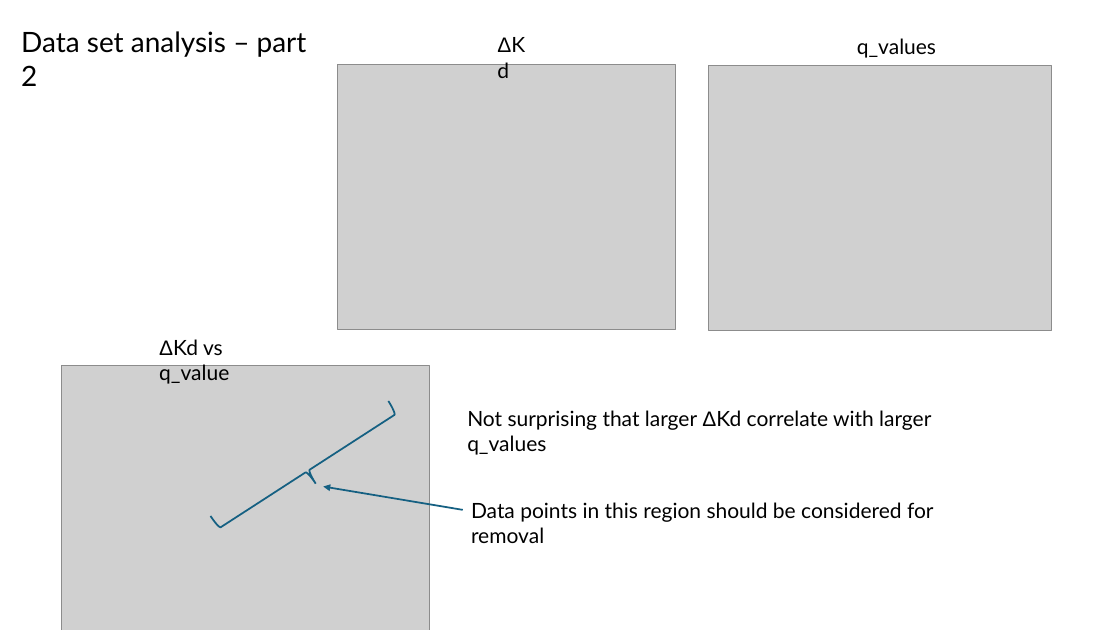
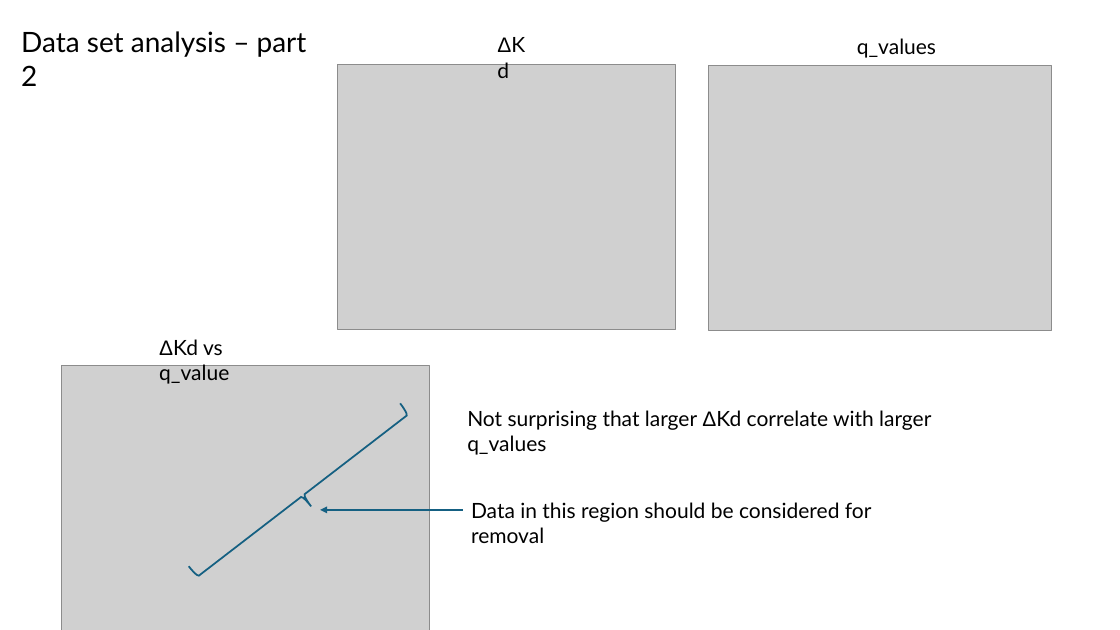
Before and after one commit to planaria158/BERT-antibody-antigen-binding-energy, a slide deck: slide 3 of Homework-aAlphaBio.pptx. Drawn at 1120x630 pixels with LibreOffice and Linux fonts; fonts in the diff are those of the drawing; grey boxes stand for pictures. Boxes give left, top, right and bottom in pixels: in the first picture for what was removed or moved away, otherwise in the second. Text is boxed around its words. In the diff, an @@ line names an element or a change of style, - is before the commit and + after.

```diff
--- a/Homework-aAlphaBio.pptx
+++ b/Homework-aAlphaBio.pptx
@@ right brace at [189, 403, 417, 588]: rotation 57 to 52 degrees @@
@@ text at [471, 502, 872, 543]: text changed @@
-Data points in this region should be considered for removal
+Data in this region should be considered for removal
@@ arrow moved from (463, 510) - (323, 486) to (463, 510) - (320, 510) @@
```
Also in this commit, not shown: 2 other slides changed, 1 slide added, 9 other files.
